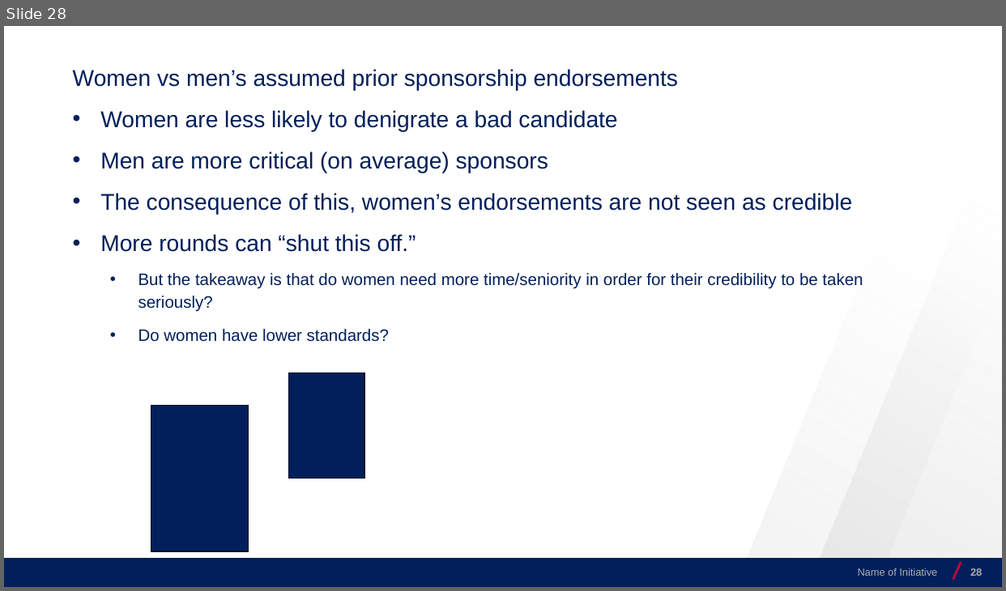
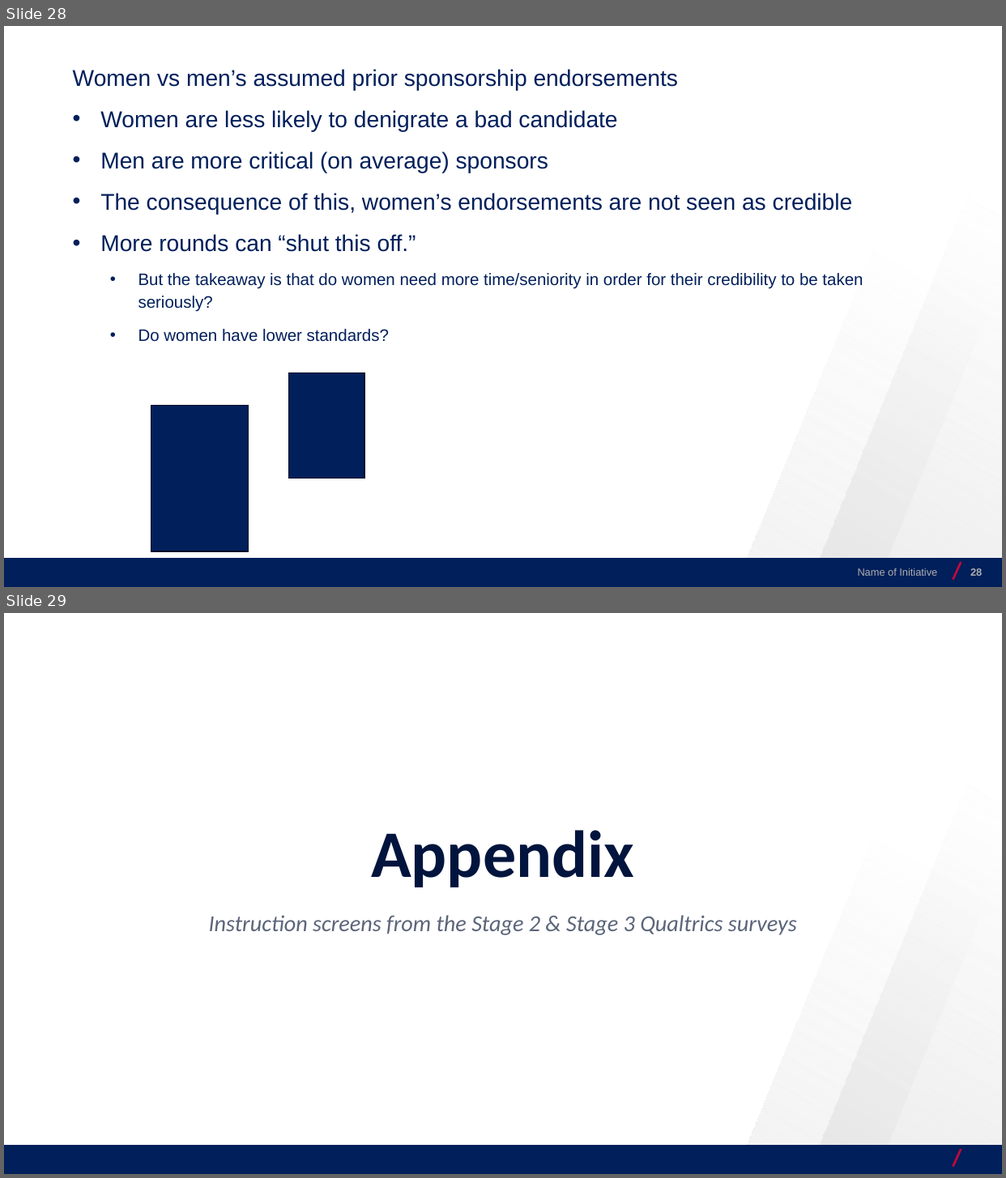
Before and after one commit to josecerv/sponsorship-network, a slide deck: docs/UChicago-0410.pptx. Shown one above the other, each under a label of ours: slide 28 before the commit, slides 28 and 29 after it. The pictures are 1006x591 and 1006x1178 pixels, drawn with LibreOffice and Linux fonts; fonts in the diff are those of the drawing; background and template pictures are left out. Boxes give left, top, right and bottom in pixels: in the first picture for what was removed or moved away, otherwise in the second. Text is boxed around its words. In the diff, an @@ line names an element or a change of style, - is before the commit and + after.

```diff
--- a/docs/UChicago-0410.pptx
+++ b/docs/UChicago-0410.pptx
@@ slide 29 added at [4, 613, 1002, 1174], background #FFFFFF; not listed: 4 template elements that a slide beside it also shows @@
@@ text added at [371, 830, 634, 888], 64 pt, text #00143D, bold @@
+Appendix
@@ text added at [209, 915, 797, 935], 22 pt, text #5B657A, italic @@
+Instruction screens from the Stage 2 & Stage 3 Qualtrics surveys
```
Also in this commit, not shown: 5 slides changed, 13 other slides added, 19 other files.
